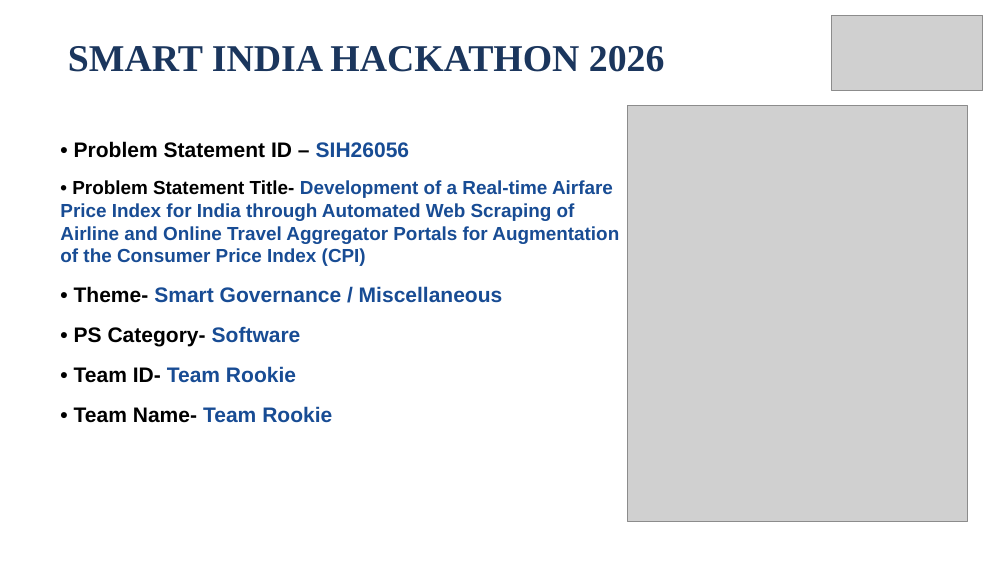
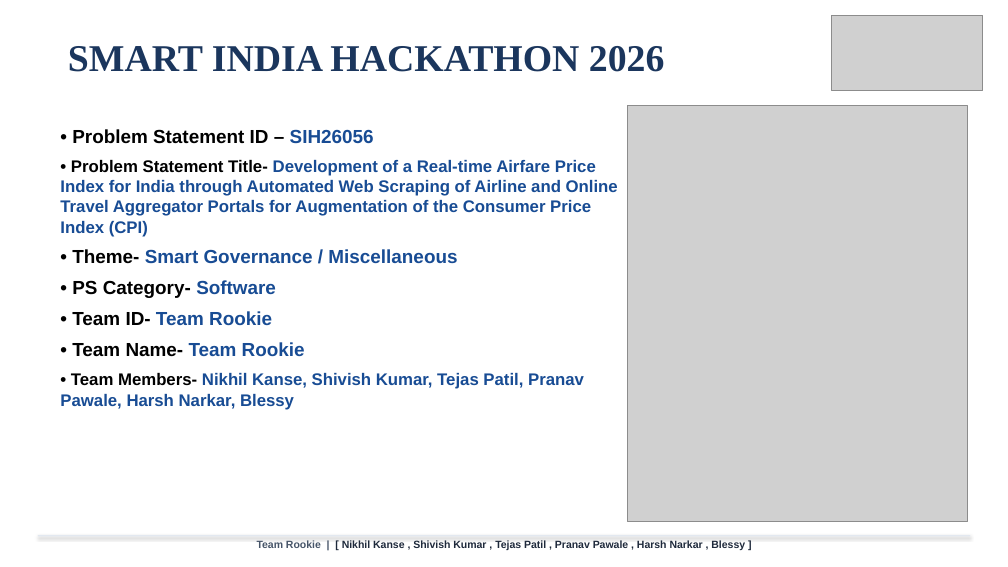
Before and after one commit to oshshivish-tech/sih26056_airfare_cpi, a slide deck: slide 1 of AirIntel_India_SIH26056_Presentation.pptx. Drawn at 1008x567 pixels with LibreOffice and Linux fonts; fonts in the diff are those of the drawing; grey boxes stand for pictures. Boxes give left, top, right and bottom in pixels: in the first picture for what was removed or moved away, otherwise in the second. Text is boxed around its words. In the diff, an @@ line names an element or a change of style, - is before the commit and + after.

```diff
--- a/AirIntel_India_SIH26056_Presentation.pptx
+++ b/AirIntel_India_SIH26056_Presentation.pptx
@@ text at (60,129,618,357): size 20 to 18 pt in "• Problem Statement ID – SIH26056", "• Theme- Smart Governance / Miscellaneous", "• PS Category- Software", "• Team ID- Team Rookie" and 1 more places; size 18 to 16 pt in "• Problem Statement Title- Development of a ..."; less space between paragraphs @@
@@ text "• Problem Statement ID – ...": place and size @@
-text "• Problem Statement ID – ..." at (60,141,619,423)
+text "• Problem Statement ID – ..." at (60,129,618,410)
@@ text at (60,373,584,410): paragraph added @@
+• Team Members- Nikhil Kanse, Shivish Kumar, Tejas Patil, Pranav Pawale, Harsh Narkar, Blessy
@@ rectangle added at (38,535,970,536), fill #E2E8F0 @@
@@ text added at (257,540,745,551), 10 pt, text #1E293B, bold @@
+Team Rookie | [ Nikhil Kanse , Shivish Kumar , Tejas Patil , Pranav Pawale , Harsh Narkar , Blessy ]
```
Also in this commit, not shown: 5 other slides changed, 1 slide removed, 3 other files.
